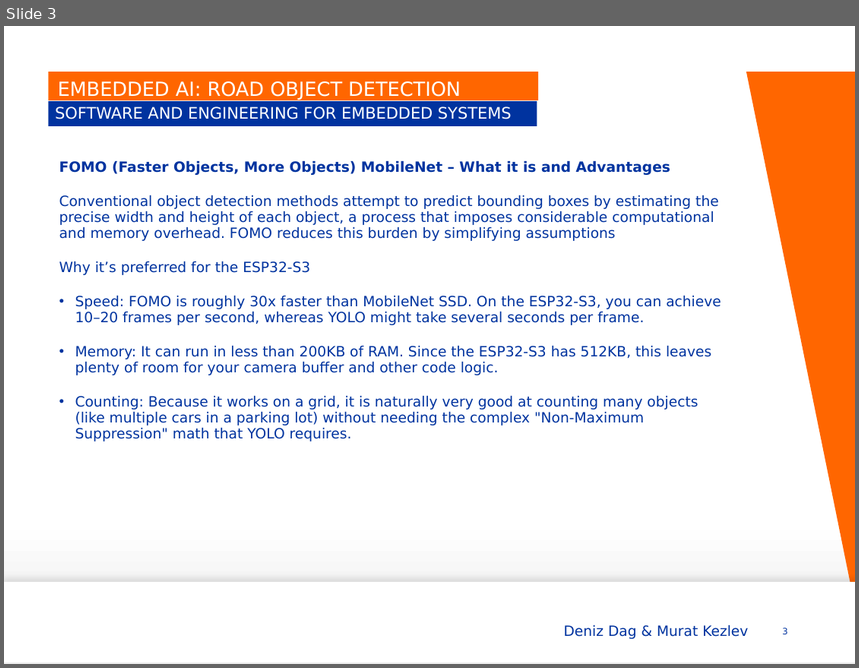
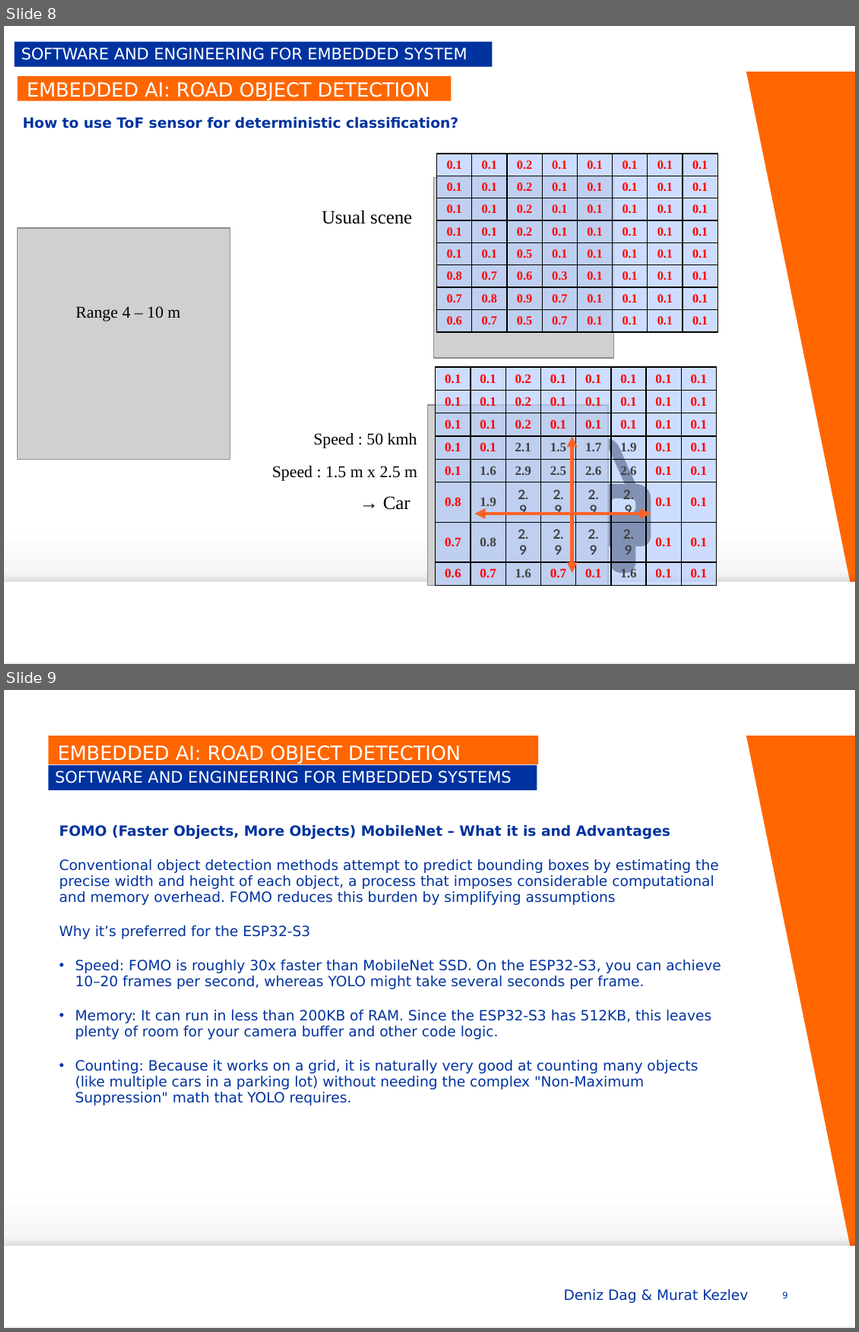
Before and after one commit to mkezlev/MACS-SEES-ObjectDetect, a slide deck: SEES Project Slides.pptx. Shown one above the other, each under a label of ours: slide 3 before the commit, slides 8 and 9 after it. The pictures are 859x668 and 859x1332 pixels, drawn with LibreOffice and Linux fonts; fonts in the diff are those of the drawing; grey boxes stand for pictures; background and template pictures are left out. Boxes give left, top, right and bottom in pixels: in the first picture for what was removed or moved away, otherwise in the second. Text is boxed around its words. In the diff, an @@ line names an element or a change of style, - is before the commit and + after.

```diff
--- a/SEES Project Slides.pptx
+++ b/SEES Project Slides.pptx
@@ slide 8 added at bbox=[4, 26, 855, 664], background gradient #FFFFFF to #FEFEFE to #EDEDED; not listed: 1 template element that a slide beside it also shows @@
@@ subtitle added at bbox=[14, 41, 492, 67], fill #00339F, 13.5 pt, text #FFFFFF @@
+SOFTWARE AND ENGINEERING FOR EMBEDDED SYSTEM
@@ title added at bbox=[18, 76, 452, 101], fill #FF6600, 16.5 pt, text #FFFFFF @@
+EMBEDDED AI: ROAD OBJECT DETECTION
@@ text added at bbox=[23, 116, 458, 129], 12 pt, text #00339F, bold @@
+How to use ToF sensor for deterministic classification?
@@ table added at bbox=[437, 154, 716, 341], 8 rows, 8 columns @@
+0.1 | 0.1 | 0.2 | 0.1 | 0.1 | 0.1 | 0.1 | 0.1
+0.1 | 0.1 | 0.2 | 0.1 | 0.1 | 0.1 | 0.1 | 0.1
+0.1 | 0.1 | 0.2 | 0.1 | 0.1 | 0.1 | 0.1 | 0.1
+0.1 | 0.1 | 0.2 | 0.1 | 0.1 | 0.1 | 0.1 | 0.1
+0.1 | 0.1 | 0.5 | 0.1 | 0.1 | 0.1 | 0.1 | 0.1
+0.8 | 0.7 | 0.6 | 0.3 | 0.1 | 0.1 | 0.1 | 0.1
+0.7 | 0.8 | 0.9 | 0.7 | 0.1 | 0.1 | 0.1 | 0.1
+0.6 | 0.7 | 0.5 | 0.7 | 0.1 | 0.1 | 0.1 | 0.1
@@ picture added at bbox=[434, 177, 614, 358] @@
@@ picture added at bbox=[18, 229, 230, 460] @@
@@ text added at bbox=[322, 210, 412, 224], 16 pt, text #000000 @@
+Usual scene
@@ text added at bbox=[75, 306, 180, 322], 14 pt, text #000000 @@
+Range 4 – 10 m
@@ table added at bbox=[436, 367, 715, 585], 8 rows, 8 columns @@
+0.1 | 0.1 | 0.2 | 0.1 | 0.1 | 0.1 | 0.1 | 0.1
+0.1 | 0.1 | 0.2 | 0.1 | 0.1 | 0.1 | 0.1 | 0.1
+0.1 | 0.1 | 0.2 | 0.1 | 0.1 | 0.1 | 0.1 | 0.1
+0.1 | 0.1 | 2.1 | 1.5 | 1.7 | 1.9 | 0.1 | 0.1
+0.1 | 1.6 | 2.9 | 2.5 | 2.6 | 2.6 | 0.1 | 0.1
+0.8 | 1.9 | 2.9 | 2.9 | 2.9 | 2.9 | 0.1 | 0.1
+0.7 | 0.8 | 2.9 | 2.9 | 2.9 | 2.9 | 0.1 | 0.1
+0.6 | 0.7 | 1.6 | 0.7 | 0.1 | 1.6 | 0.1 | 0.1
@@ picture added at bbox=[428, 406, 608, 586] @@
@@ text added at bbox=[313, 433, 417, 449], 14 pt, text #000000 @@
+Speed : 50 kmh
@@ freeform shape added at bbox=[479, 439, 651, 573], fill #000000 @@
@@ double arrow added from (572, 436) to (572, 573), #FF6228 3 pt @@
@@ text added at bbox=[272, 466, 417, 481], 14 pt, text #000000 @@
+Speed : 1.5 m x 2.5 m
@@ text added at bbox=[383, 496, 411, 510], 16 pt, text #000000 @@
+→ Car
@@ double arrow added from (651, 514) to (474, 514), #FF6228 3 pt @@
@@ what was slide 3 is now slide 9 @@
@@ page number at bbox=[782, 1292, 788, 1299]: text changed @@
-3
+9
```
Also in this commit, not shown: 1 slide changed, 5 other slides added.
